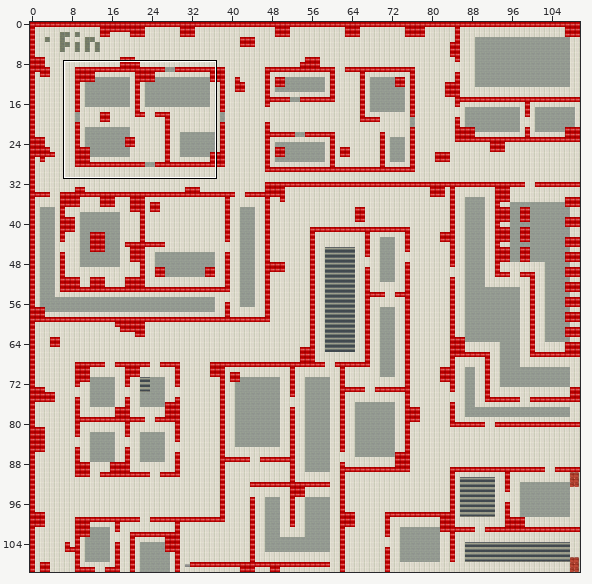
Two versions of a level (Tiled map, data/map/area02.tmx). Above, an overview of the earlier version with the close-up marked.
Close-up. First the earlier version:
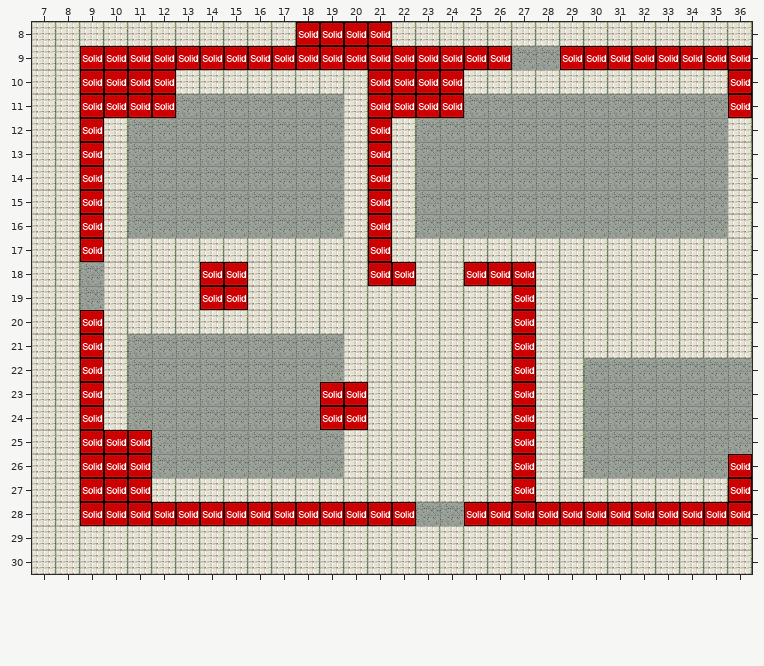
Cells are 32x32 px. Shown: x 7..36, y 8..30. The commit also changed other parts of the map, which this record leaves out.
Now the later version:
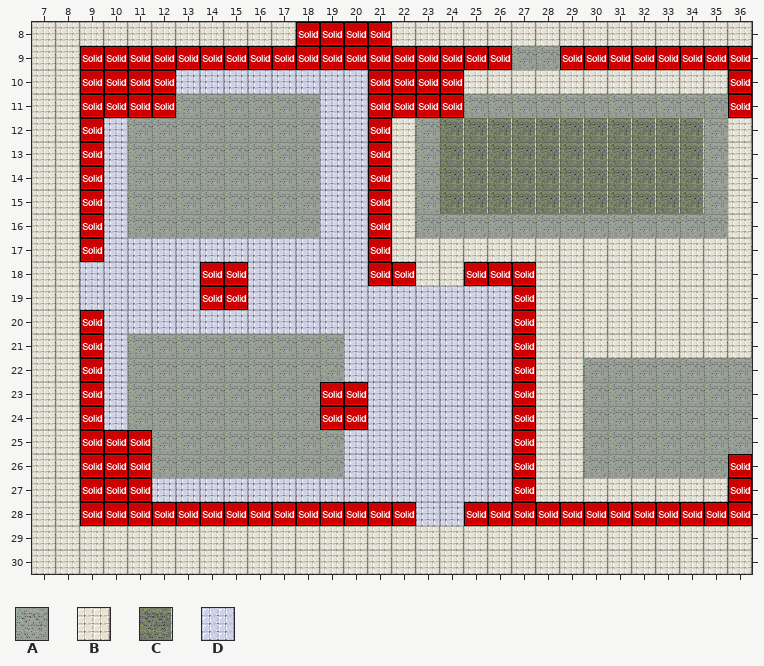
Key: from "textures": A 0, B 1, C 2, D 4.
_ is an empty cell.
Change:
Layer "background":
The author changed tile A to tile C in rows 12 to 15 at x 24 to 34.
The author changed tile A to tile D in rows 11 to 16 at x 19; in rows 18 to 19 at x 9; in row 28 at x 23 to 24.
The author changed tile B to tile D in row 10 at x 13 to 20; in row 11 at x 20; in rows 12 to 16 at x 10 and 20; in row 17 at x 10 to 20; in row 18 at x 10 to 13 and 16 to 20; in row 19 at x 10 to 13 and 16 to 26.
The author changed tile B to tile D in row 20 at x 10 to 26; in rows 21 to 22 at x 10 and 20 to 26; in rows 23 to 24 at x 10 and 21 to 26; in rows 25 to 26 at x 20 to 26; in row 27 at x 12 to 26.
